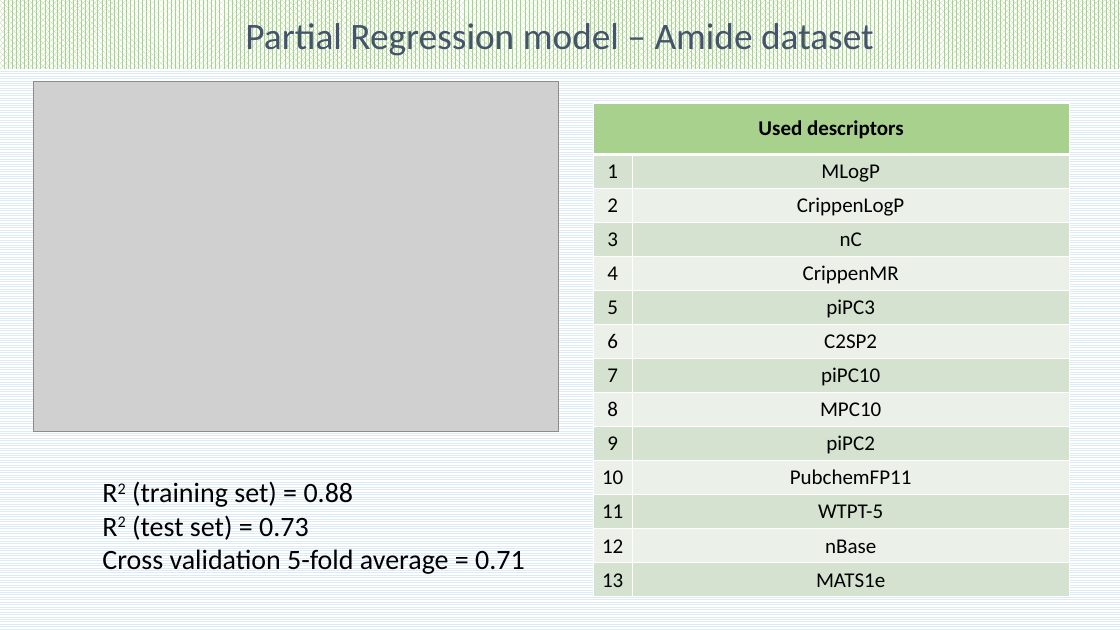
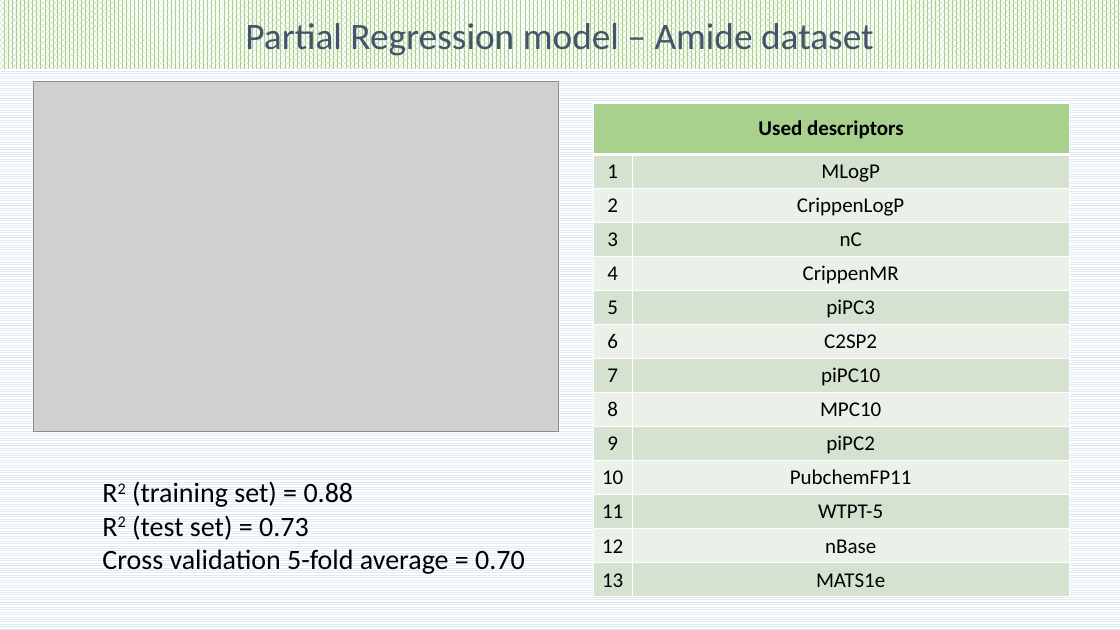
Before and after one commit to pockos56/RTI_prediction, a slide deck: slide 18 of Future presentation update.pptx. Drawn at 1120x630 pixels with LibreOffice and Linux fonts; fonts in the diff are those of the drawing; grey boxes stand for pictures. Boxes give left, top, right and bottom in pixels: in the first picture for what was removed or moved away, otherwise in the second. Text is boxed around its words. In the diff, an @@ line names an element or a change of style, - is before the commit and + after.

```diff
--- a/Future presentation update.pptx
+++ b/Future presentation update.pptx
@@ text at <box>102,549,525,574</box>: text changed @@
-Cross validation 5-fold average = 0.71
+Cross validation 5-fold average = 0.70
```
Also in this commit, not shown: 1 other slide changed, 2 slides added, 8 other files.
